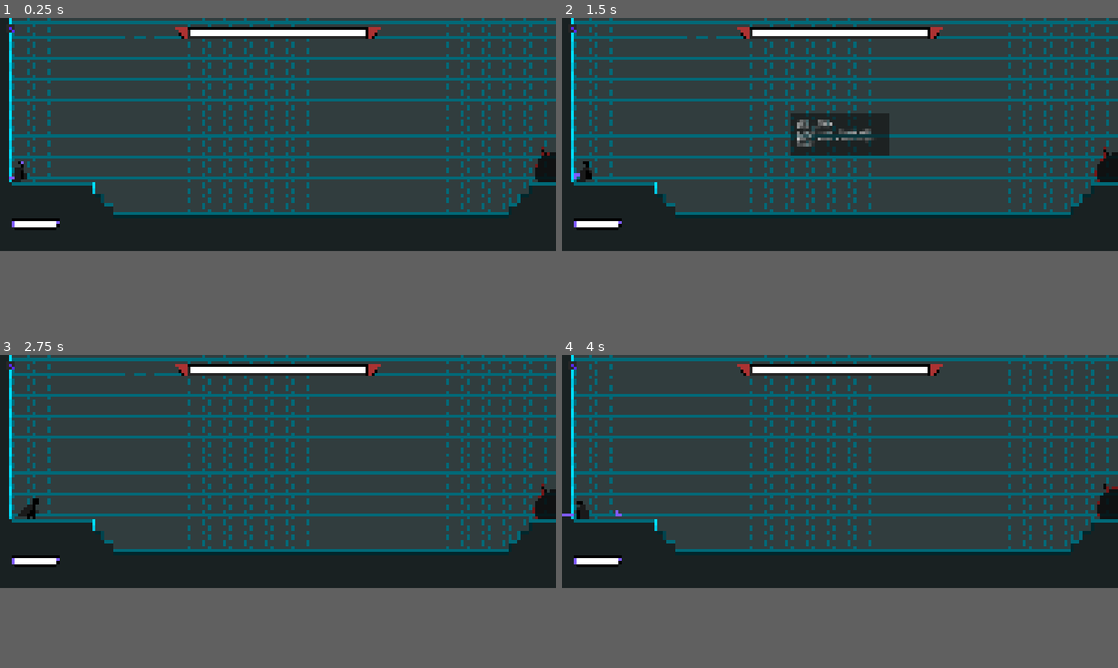
Above: before the commit, frames 1-4 (two rows, left to right).
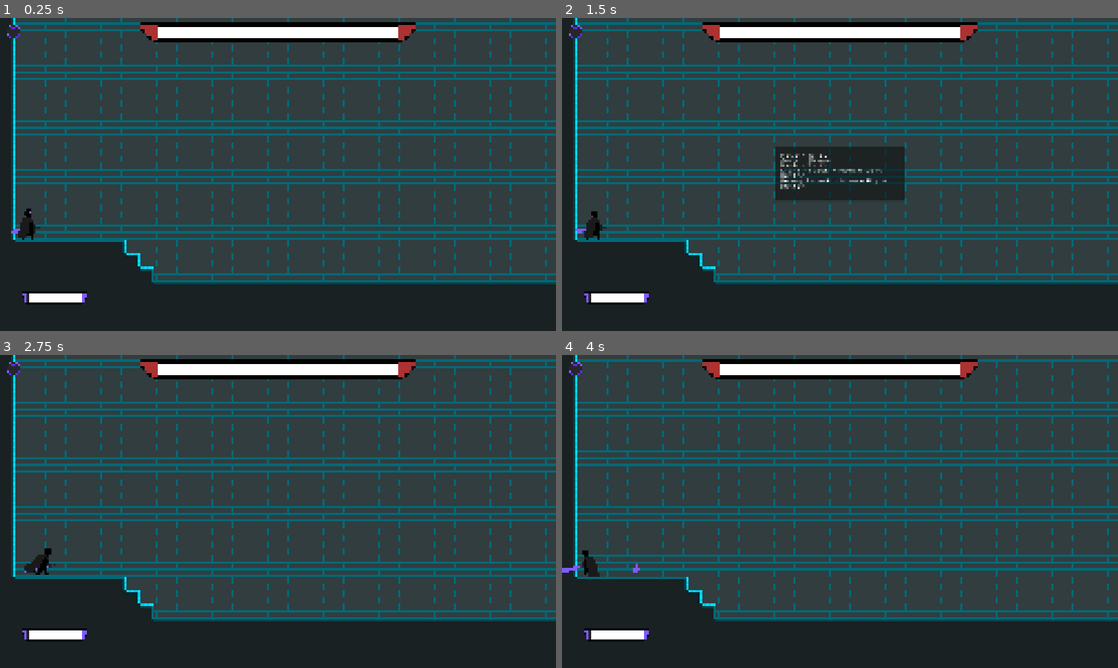
Above: after the commit, the same moments.

Repository: AnejMajnik/soulsvania
Game: Godot game, scene res://scenes/game.tscn
Two runs of this game, one before a commit and one after it. Both use one fixed random seed, a clock stepped at 60 frames per second and the inputs below. Sound files missing from this copy of the repository are replaced by a short silence.
Inputs (mouse positions are in pixels of both pictures, inside the frame that each line leads up to; where the layout moved, square brackets give the same spot in the first picture):
- Up to frame 1 (0.25 s): no input
- Up to frame 2 (1.5 s): tap Enter at 0.5 s; move the mouse to (962, 124) at 0.52 s; hold D (move_right) 0.53-1.25 s; click (962, 124) at 0.6 s; tap Space (jump) at 0.77 s; click (578, 30) [573, 30] at 1.25 s
- Up to frame 3 (2.75 s): tap Space (jump) at 2, 2.27 s; move the mouse to (166, 483) at 2.02 s; hold D (move_right) from 2.03 s (still down); right-click (166, 483) at 2.1 s
- Up to frame 4 (4 s): move the mouse to (895, 420) at 2.77 s; release D (move_right) at 2.78 s; hold A (move_left) 2.78-3.53 s; tap Shift (dash) at 2.85 s; move the mouse to (812, 517) at 3.52 s; hold D (move_right) from 3.53 s (still down); click (812, 517) at 3.6 s; tap Space (jump) at 3.77 s
In our replay, the window is 800x335 before the commit and 800x450 after it. These sizes can differ from the game's own. Grey fills any space a smaller window leaves; there, only what the larger window draws over its background counts as a difference.

The runs differ from the first frame. In frame 1, 39% of the frame differs, in the area x 1-100%, y 0-92%; in frame 2, 42%; in frame 3, 39%; in frame 4, 39%.

Commit message:
UI cancer changes

Diff:
--- a/project.godot
+++ b/project.godot
@@ -21,9 +21,10 @@
 
 [display]
 
-window/size/viewport_width=3440
+window/size/viewport_width=2560
 window/size/viewport_height=1440
 window/stretch/mode="canvas_items"
+window/stretch/aspect="expand"
 
 [global_group]
 
--- a/scenes/ui.tscn
+++ b/scenes/ui.tscn
@@ -11,23 +11,34 @@
 
 [node name="Control" type="Control" parent="." unique_id=1504183879]
 layout_mode = 3
-anchors_preset = 0
-offset_right = 40.0
-offset_bottom = 40.0
+anchors_preset = 15
+anchor_right = 1.0
+anchor_bottom = 1.0
+grow_horizontal = 2
+grow_vertical = 2
 
-[node name="EnemyHealth" type="NinePatchRect" parent="Control" unique_id=817064667]
+[node name="MarginContainer" type="MarginContainer" parent="Control" unique_id=1197263061]
+custom_minimum_size = Vector2(2560, 1440)
 layout_mode = 1
-anchors_preset = 5
-anchor_left = 0.5
-anchor_right = 0.5
-offset_left = 1063.0
-offset_top = 50.0
-offset_right = 2337.0
-offset_bottom = 134.0
+anchors_preset = 15
+anchor_right = 1.0
+anchor_bottom = 1.0
 grow_horizontal = 2
+grow_vertical = 2
+
+[node name="CenterContainer" type="CenterContainer" parent="Control/MarginContainer" unique_id=1890518416]
+custom_minimum_size = Vector2(1274, 84)
+layout_mode = 2
+size_flags_vertical = 0
+offset_transform_enabled = true
+offset_transform_position = Vector2(0, 25)
+
+[node name="EnemyHealth" type="NinePatchRect" parent="Control/MarginContainer/CenterContainer" unique_id=817064667]
+custom_minimum_size = Vector2(1274, 84)
+layout_mode = 2
 texture = ExtResource("1_x4jx1")
 
-[node name="EnemyHealthBar" parent="Control/EnemyHealth" unique_id=12104328 instance=ExtResource("2_yev5y")]
+[node name="EnemyHealthBar" parent="Control/MarginContainer/CenterContainer/EnemyHealth" unique_id=12104328 instance=ExtResource("2_yev5y")]
 unique_name_in_owner = true
 layout_mode = 1
 anchors_preset = 5
@@ -41,13 +52,13 @@
 
 [node name="PlayerHealth" type="NinePatchRect" parent="Control" unique_id=290476916]
 layout_mode = 1
-anchors_preset = 2
+anchors_preset = -1
 anchor_top = 1.0
 anchor_bottom = 1.0
-offset_left = 66.0
-offset_top = 1206.0
-offset_right = 370.0
-offset_bottom = 1262.0
+offset_left = 102.0
+offset_top = -181.0
+offset_right = 402.0
+offset_bottom = -126.0
 grow_vertical = 0
 texture = ExtResource("3_yev5y")
 
--- a/scripts/game.gd
+++ b/scripts/game.gd
@@ -2,6 +2,12 @@
 
 func _ready() -> void:
 	$UI.controls_requested.connect(_on_controls_requested)
+	print("Viewport visible rect: ", get_viewport().get_visible_rect())
+	print("Window size: ", DisplayServer.window_get_size())
+	print("MarginContainer global position: ", $UI/Control/MarginContainer.global_position)
+	print("MarginContainer size: ", $UI/Control/MarginContainer.size)
+	print("Control size: ", $UI/Control.size)
+	print("Control anchors: L", $UI/Control.anchor_left, " R", $UI/Control.anchor_right, " T", $UI/Control.anchor_top, " B", $UI/Control.anchor_bottom)
 
 func _on_controls_requested():
 	$ControlsPopup.open()
